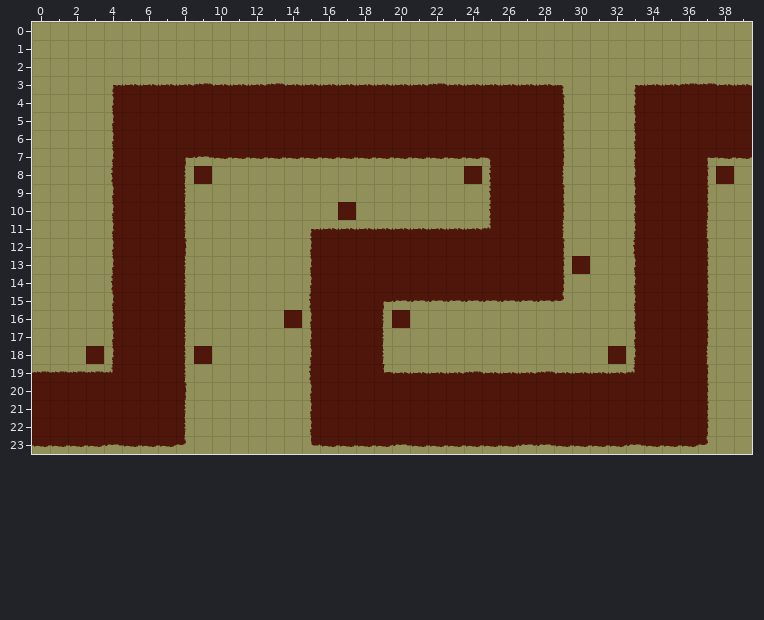
Level history. Tiled map: images/levels/terrahaute.tmx. Above: the version before the commit.
Cells are 32x32 px. Shown: x 0..39, y 0..23.
After:
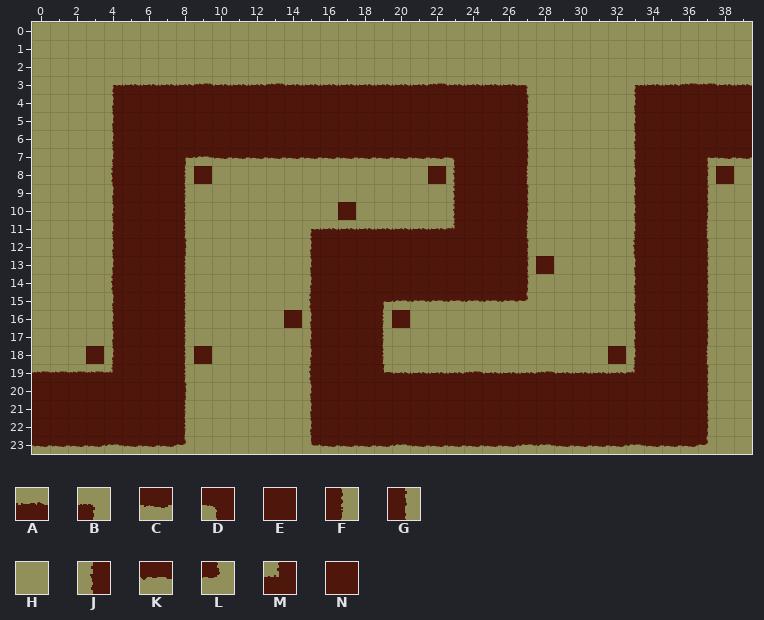
Key: from "wastelandsTilemap": A 1, B 2, C 4, D 5, E 7, F 8, G 9, H 10, J 11, K 13, L 14, M 17, N 18.
_ is an empty cell.
Change:
Layer "Tile Layer 1":
y 3: x 27..29 AAB -> BHH
y 4..6: x 27..29 EEG -> GHH
y 7: x 23..25 CCD -> DEE; x 27..29 EEG -> GHH
y 8: x 22..23 HH -> NJ; x 25 J -> E; x 27..29 EEF -> FHH
y 9..10: x 23..25 HHJ -> JEE; x 27..29 EEG -> GHH
y 11: x 23..25 AAM -> MEE; x 27..29 EEF -> FHH
y 12: x 27..29 EEG -> GHH
y 13: x 27 E -> G; x 29..30 GN -> HH
y 14: x 27..29 EEG -> GHH
y 15: x 27..29 KKL -> LHH
Boxes around the changes in both pictures, in picture pixels (x1, y1, x2, y2):
changed: (518, 84, 590, 302)
changed: (428, 157, 491, 230)
